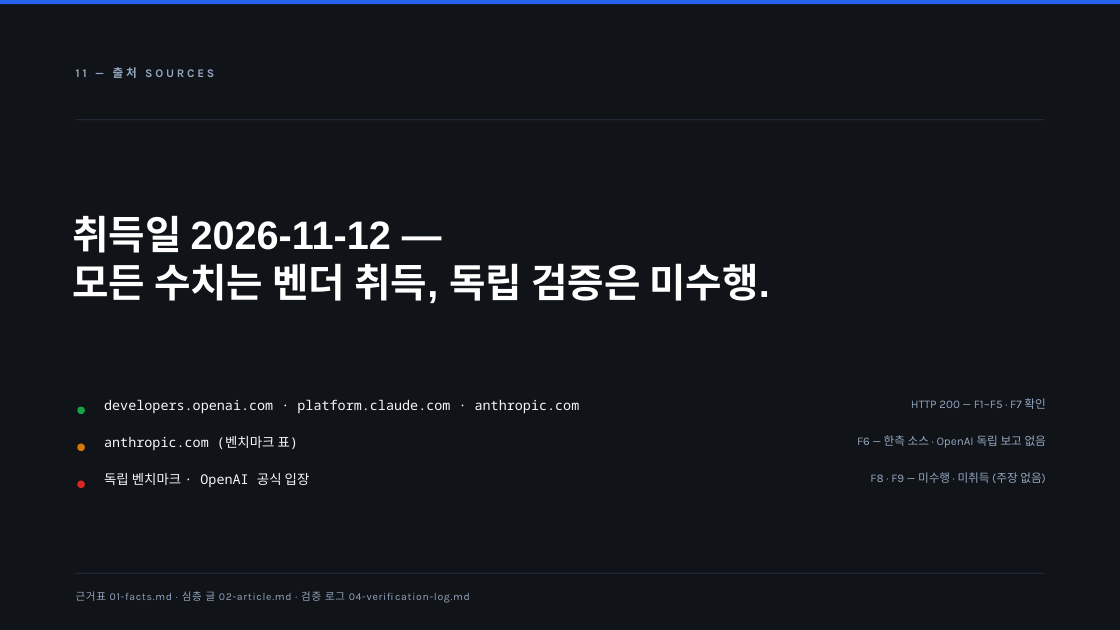
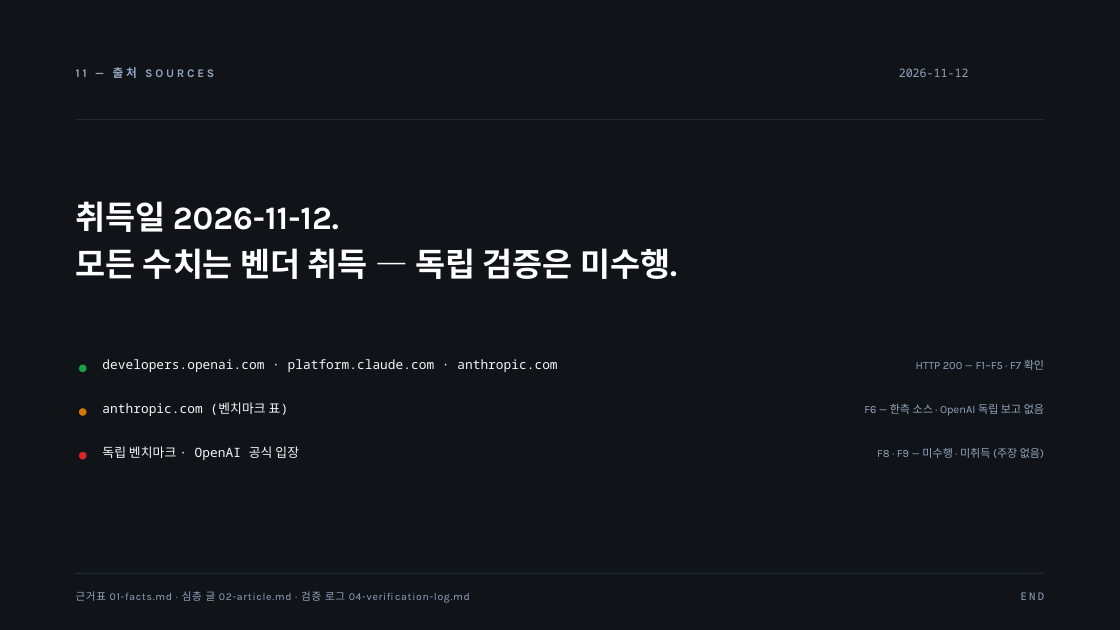
Before and after one commit to yjj3019/AI-Harness, a slide deck: slide 12 of docs/practice/ai-model-competition-2026-11-12/03-deck.pptx. Drawn at 1120x630 pixels with LibreOffice and Linux fonts; fonts in the diff are those of the drawing. Boxes give left, top, right and bottom in pixels: in the first picture for what was removed or moved away, otherwise in the second. Text is boxed around its words. In the diff, an @@ line names an element or a change of style, - is before the commit and + after.

Commit message:
docs(practice): deck v2 redesign — layout archetypes + visual encodings (external references: reveal.js, slidev — MIT, ideas-only)
User review: per-slide design craft insufficient. Re-read all 12 slides (defects D1-D8), adopted design know-how from external repos (hakimel/reveal.js white theme values; slidev layout-archetype system; anthropics/skills excluded — no license). Rebuilt: 8 layout archetypes (cover/statement/table/ladder/duel/price-scale/bar-grid/two-col/matrix/close), 4 visual encodings (tier ladders, log-scale price bars, benchmark bars, 1:1 matrix), display type scale, anchored footnotes. Verified: check_office 0, render5 12/12 (missingFonts 0, sourceSha256=file sha256 05d7d20f), full visual re-read, scorecard 86/100. Evidence rules unchanged (F6 one-sided amber, F8/F9 no claims, zero OpenAI prices). OpenShift binaries restored from committed bytes (diverged on disk).

```diff
--- a/docs/practice/ai-model-competition-2026-11-12/03-deck.pptx
+++ b/docs/practice/ai-model-competition-2026-11-12/03-deck.pptx
@@ rectangle removed at [0,0,1120,4] @@
@@ text added at [899,68,969,77], 10 pt, text #93A5BE @@
+2026-11-12
@@ text at [76,201,677,279]: text changed; size 34 to 28 pt; font Arial to Karla @@
-취득일 2026-11-12 —
-모든 수치는 벤더 취득, 독립 검증은 미수행.
+취득일 2026-11-12.
+모든 수치는 벤더 취득 — 독립 검증은 미수행.
@@ size 11.5 to 11 pt in 3 elements at [102,446,299,460], [102,402,289,416], [102,359,557,372] @@
@@ text "developers.openai.com · platform.claude.com · anthropic.com": place and size @@
-text "developers.openai.com · platform.claude.com · anthropic.com" at [104,399,580,414]
+text "developers.openai.com · platform.claude.com · anthropic.com" at [102,359,557,372]
@@ size 10 to 9.5 pt in 3 elements at [877,448,1044,458], [864,404,1044,416], [916,360,1044,370] @@
@@ text "HTTP 200 — F1~F5 · ...": place and size @@
-text "HTTP 200 — F1~F5 · ..." at [911,398,1045,409]
+text "HTTP 200 — F1~F5 · ..." at [916,360,1044,370]
@@ ellipse: place and size @@
-ellipse at [77,407,85,414]
+ellipse at [79,365,87,372]
@@ ellipse: place and size @@
-ellipse at [77,444,85,451]
+ellipse at [79,408,87,416]
@@ text "anthropic.com (벤치마크 표)": place and size @@
-text "anthropic.com (벤치마크 표)" at [104,436,298,450]
+text "anthropic.com (벤치마크 표)" at [102,402,289,416]
@@ text "F6 — 한측 소스 · ...": place and size @@
-text "F6 — 한측 소스 · ..." at [857,435,1046,448]
+text "F6 — 한측 소스 · ..." at [864,404,1044,416]
@@ text "독립 벤치마크 · OpenAI 공식 ...": place and size @@
-text "독립 벤치마크 · OpenAI 공식 ..." at [104,473,310,487]
+text "독립 벤치마크 · OpenAI 공식 ..." at [102,446,299,460]
@@ text "F8 · F9 — 미수행 ...": place and size @@
-text "F8 · F9 — 미수행 ..." at [870,472,1046,483]
+text "F8 · F9 — 미수행 ..." at [877,448,1044,458]
@@ ellipse: place and size @@
-ellipse at [77,481,85,488]
+ellipse at [79,452,87,460]
@@ text added at [1021,592,1045,600], 9 pt, text #93A5BE @@
+END
```
Also in this commit, not shown: 11 other slides changed, 3 other files.
